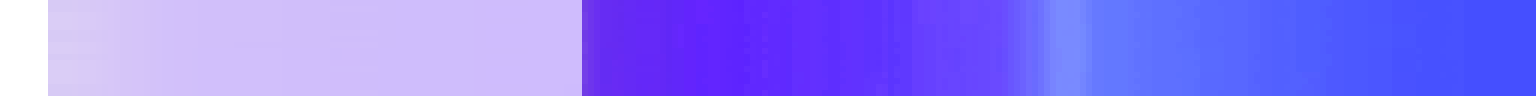
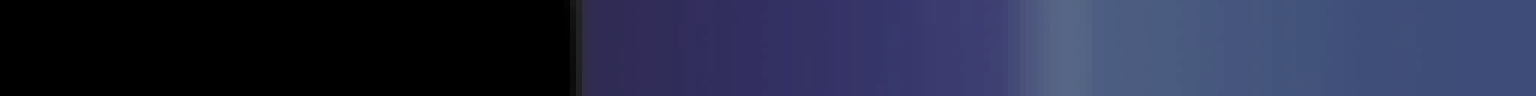
Comparing the layer stacks of the two w=1536, h=96 images. Changes:
hid group "freezoOverlay" (7 layers) over [48, 0, 1536, 96]
showed group "chrono" (8 layers) over [0, 0, 1536, 96]
showed "Layer 2", painted on it over [0, 0, 1536, 96]
